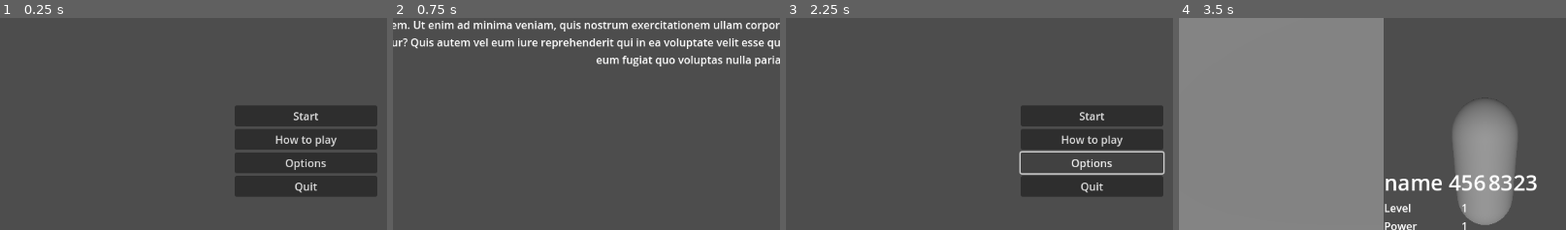
Above: before the commit, frames 1-4 (left to right).
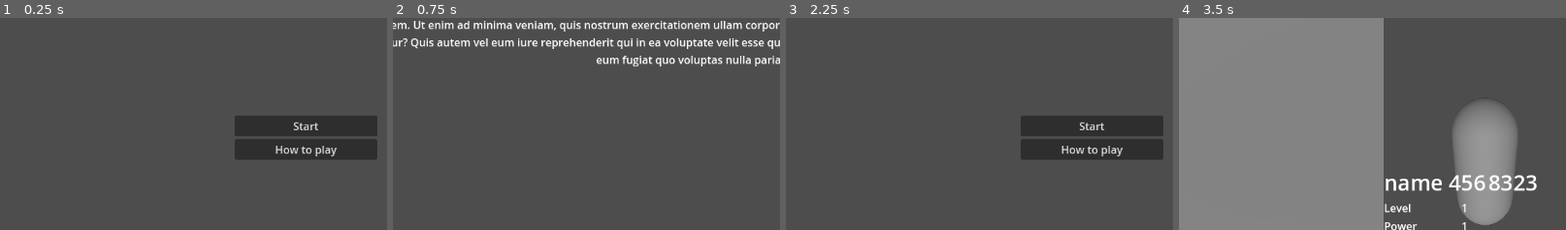
Above: after the commit, the same moments.

Repository: gams-n-such/LD55
Game: Godot game, scene res://Menu/main_menu.tscn
Two runs of this game, one before a commit and one after it. Both use one fixed random seed, a clock stepped at 60 frames per second and the inputs below.
Inputs (mouse positions are % of the whole screen's width and height, from its top left):
- Up to frame 1 (0.25 s): no input
- Up to frame 2 (0.75 s): click "How to play" at 0.5 s
- Up to frame 3 (2.25 s): click "Back to main menu" at 1.25 s; click (50, 52) at 2 s, where only the run before the commit has a clickable "Options"
- Up to frame 4 (3.5 s): click "Start" at 2.75 s
The pictures show only the part of the screen within x 11-60%, y 17-67%; the shares and areas given below are measured in that part.

The runs differ from the first frame. In frame 1, 9.1% of the frame differs, in the area x 60-98%, y 41-85%; in frame 2, nothing differs; in frame 3, 7.6%; in frame 4, nothing differs.

Commit message:
Fix main_menu scene not using main_menu script

Diff:
--- a/Menu/main_menu.gd
+++ b/Menu/main_menu.gd
@@ -9,3 +9,19 @@
 # Called every frame. 'delta' is the elapsed time since the previous frame.
 func _process(delta):
 	pass
+
+
+func _on_start_pressed():
+	Game.switch_to_sandbox_level()
+
+
+func _on_how_to_play_pressed():
+	Game.switch_to_how_to_play_level()
+
+
+func _on_options_pressed():
+	pass # Replace with function body.
+
+
+func _on_quit_pressed():
+	get_tree().quit()
--- a/Menu/main_menu.tscn
+++ b/Menu/main_menu.tscn
@@ -1,34 +1,6 @@
 [gd_scene load_steps=2 format=3 uid="uid://bqqjtua5wwul1"]
 
-[sub_resource type="GDScript" id="GDScript_j4dgy"]
-script/source = "extends Control
-
-
-# Called when the node enters the scene tree for the first time.
-func _ready():
-	pass # Replace with function body.
-
-
-# Called every frame. 'delta' is the elapsed time since the previous frame.
-func _process(delta):
-	pass
-
-
-func _on_start_pressed():
-	Game.switch_to_sandbox_level()
-
-
-func _on_how_to_play_pressed():
-	Game.switch_to_how_to_play_level()
-
-
-func _on_options_pressed():
-	pass # Replace with function body.
-
-
-func _on_quit_pressed():
-	get_tree().quit()
-"
+[ext_resource type="Script" path="res://Menu/main_menu.gd" id="1_87am8"]
 
 [node name="MainMenu" type="Control"]
 layout_mode = 3
@@ -37,7 +9,7 @@
 anchor_bottom = 1.0
 grow_horizontal = 2
 grow_vertical = 2
-script = SubResource("GDScript_j4dgy")
+script = ExtResource("1_87am8")
 
 [node name="VBoxContainer" type="VBoxContainer" parent="."]
 layout_mode = 1
@@ -62,10 +34,12 @@
 text = "How to play"
 
 [node name="Options" type="Button" parent="VBoxContainer"]
+visible = false
 layout_mode = 2
 text = "Options"
 
 [node name="Quit" type="Button" parent="VBoxContainer"]
+visible = false
 layout_mode = 2
 text = "Quit"
 
